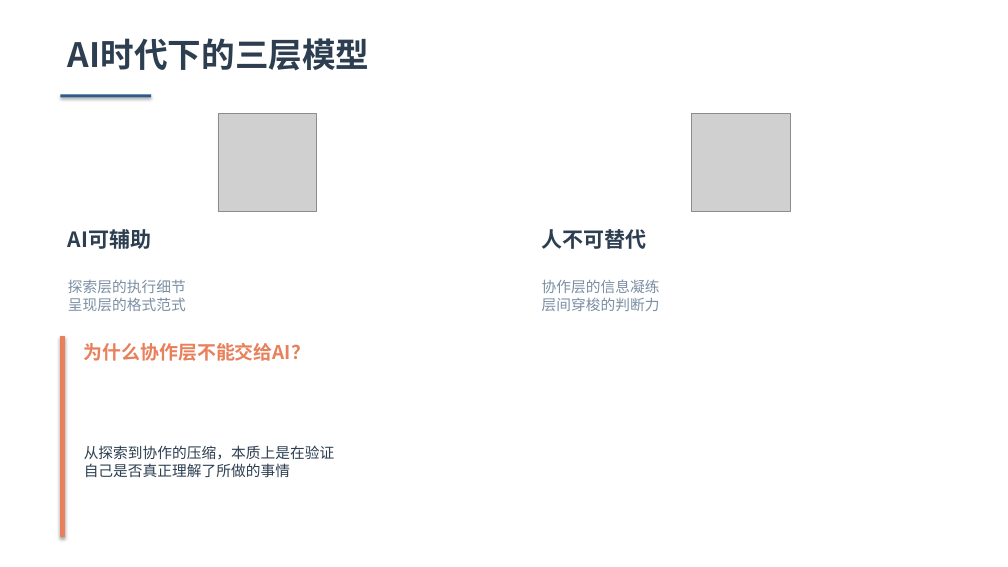
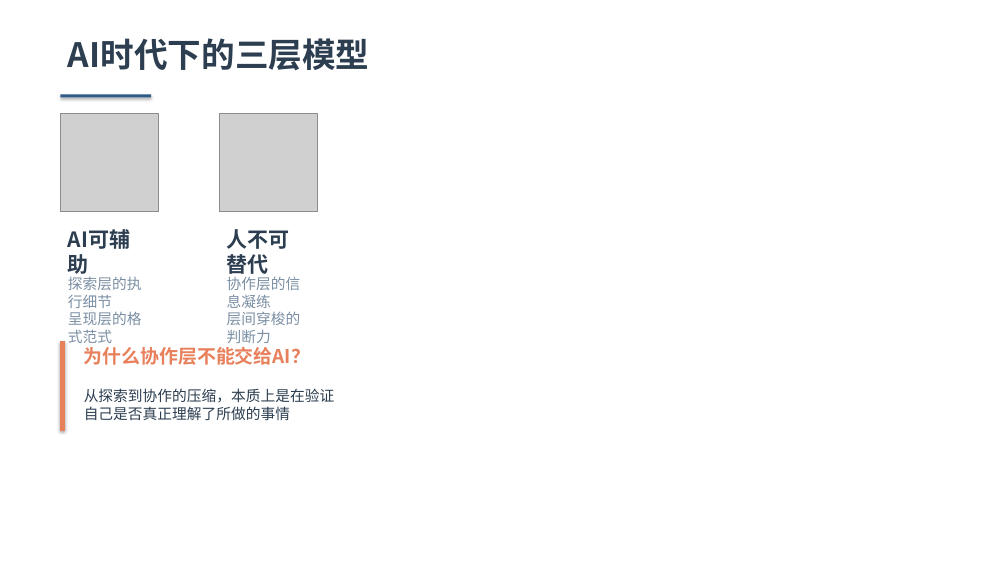
Before and after one commit to Lincyaw/paperops, a slide deck: slide 16 of examples/communication_friction/communication_friction.pptx. Drawn at 1008x567 pixels with LibreOffice and Linux fonts; fonts in the diff are those of the drawing; grey boxes stand for pictures. Boxes give left, top, right and bottom in pixels: in the first picture for what was removed or moved away, otherwise in the second. Text is boxed around its words. In the diff, an @@ line names an element or a change of style, - is before the commit and + after.

```diff
--- a/examples/communication_friction/communication_friction.pptx
+++ b/examples/communication_friction/communication_friction.pptx
@@ picture moved from (x1=218, y1=113, x2=316, y2=212) to (x1=60, y1=113, x2=159, y2=212) @@
@@ picture moved from (x1=692, y1=113, x2=790, y2=212) to (x1=219, y1=113, x2=318, y2=212) @@
@@ text "AI可辅助" rewrapped from (x1=68, y1=229, x2=151, y2=249) to (x1=60, y1=223, x2=159, y2=260) @@
@@ text "人不可替代" rewrapped from (x1=542, y1=229, x2=647, y2=249) to (x1=227, y1=229, x2=290, y2=278) @@
@@ text "探索层的执行细节" rewrapped from (x1=68, y1=280, x2=186, y2=311) to (x1=68, y1=277, x2=142, y2=343) @@
@@ text "协作层的信息凝练" rewrapped from (x1=542, y1=279, x2=660, y2=311) to (x1=227, y1=276, x2=301, y2=343) @@
@@ rectangle resized from (x1=60, y1=337, x2=65, y2=537) to (x1=60, y1=341, x2=65, y2=430) @@
@@ text "为什么协作层不能交给AI？" moved from (x1=84, y1=343, x2=310, y2=361) to (x1=84, y1=347, x2=310, y2=365) @@
@@ text "从探索到协作的压缩，本质上是在验证" moved from (x1=84, y1=445, x2=335, y2=478) to (x1=84, y1=388, x2=335, y2=421) @@
```
Also in this commit, not shown: 14 other slides changed, 27 other files.
